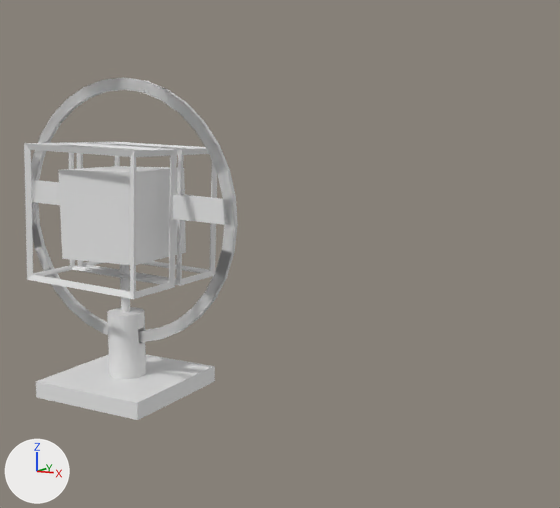
The Blender file Assets/blendfiles/abstract_statues.blend as it was, and as the next commit left it.
One viewpoint serves both versions: a 50 mm lens placed at (7.94, -9.37, 3.98), pointed at (0.72, 3.76, 1.61). The lights are fixed; the arrows at lower left show +X, +Y and +Z.
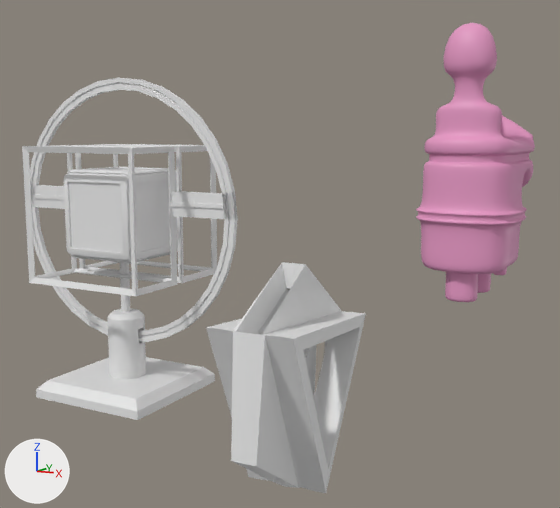
Commit message: abstract statues added

Where the newer file only moved an object's origin or applied its transform, the numbers keep the older frame.

Changed parts and their boxes (x1, y1, x2, y2) in the pictures (560 x 508 px; the box of a moved part takes in the faces that stretch with it):
'Cube.004', added: after (206, 262, 366, 493)
'Cube.005', added (pink): after (416, 23, 535, 302)
'Cube.002', reshaped, turned, modifiers changed: before (31, 78, 238, 342); after (30, 78, 238, 342)
'Cube.003', reshaped, turned: before (58, 166, 186, 265); after (64, 167, 178, 263)
'Cube.001', reshaped: before (36, 264, 215, 420); after (36, 262, 215, 420)
'Cube', turned: before (24, 142, 217, 299); after (22, 144, 217, 296)
part 1 of me_cube_003, moved or reshaped: before (107, 307, 145, 331); after (107, 308, 145, 331)
part 2 of me_cube_003, moved or reshaped: (36, 342, 215, 414) in both
part 3 of me_cube_004, added: after (30, 78, 238, 342)
part 4 of me_cube_005, built on: before (58, 166, 186, 265); after (64, 167, 178, 263)

The change, as a list of edits to the scene's bpy script:
```text
Add mat_material_001:
    mat_material_001 = principled_material('Material.001')
    mat_material_001.base_color = (0.8, 0.32, 0.558)  # pink #e799c5
Change me_cube_003:
    used by ob_cube_001; location = (0.0, 0.0, 0.0); scale = (1.0, 1.0, 0.13)
    remove me_cube_003.from_pydata(...)  # 204 vertices, 178 faces; spans x -1.0..1.0, y -1.0..1.0, z -1.0..15.9
    add me_cube_003.from_pydata(...)  # 236 vertices, 209 faces; spans x -1.0..1.0, y -1.0..1.0, z -1.0..15.9
    me_cube_003 part 1: 4 vertices moved within x -0.2..0.2, y -0.2..0.2, z 8.9; 24 vertices removed from x -0.3..0.3, y -0.3..0.3, z 8.9; 52 vertices added at x -0.3..0.3, y -0.3..0.3, z 8.3..8.9
    me_cube_003 part 2: 28 vertices moved from x -0.3..0.3, y -0.3..0.3, z 0.7 to x -0.3..0.3, y -0.3..0.3, z 1.0; 4 vertices removed from x -1.0..1.0, y -1.0..1.0, z 1.0; 8 vertices added at x -1.0..1.0, y -1.0..1.0, z 0.0..1.0
Change me_cube_004:
    used by ob_cube_002; location = (0.0, 0.04, 2.72); rotation_euler = (0.0, 0.0417, 0.0), in degrees (0, 2.4, 0)
    remove me_cube_004.from_pydata(...)  # 136 vertices, 103 faces; spans x -2.05..2.05, y -0.12..0.0, z -2.05..2.05
    add me_cube_004.from_pydata(...)  # 580 vertices, 608 faces; spans x -2.05..2.05, y -0.14..0.14, z -2.05..2.05
    me_cube_004 part 3: 444 vertices added at x -2.05..2.05, y -0.14..0.14, z -2.05..2.05
Change me_cube_005:
    used by ob_cube_003; location = (0.0, 0.04, 2.72); rotation_euler = (0.0, 0.0, 0.0417), in degrees (0, 0, 2.4); scale = (0.678, 0.678, 0.678)
    remove me_cube_005.from_pydata(...)  # 8 vertices, 6 faces; spans x -1.0..1.0, y -1.0..1.0, z -1.0..1.0
    add me_cube_005.from_pydata(...)  # 198 vertices, 199 faces; spans x -1.0..1.0, y -1.0..1.0, z -1.0..1.0
    me_cube_005 part 4: 8 vertices removed from x -1.0..1.0, y -1.0..1.0, z -1.0..1.0; 198 vertices added at x -1.0..1.0, y -1.0..1.0, z -1.0..1.0
    me_cube_005 part 5: the surface is now shaded smooth
Add me_cube_006:
    me_cube_006.from_pydata(...)  # 5440 vertices, 5440 faces; spans x -1.13..1.13, y -1.05..3.32, z -1.7..4.26
    me_cube_006.polygons.foreach_set('use_smooth', [True] * 5440)
    me_cube_006.materials.append(mat_material_001)  # pink #e799c5
Add me_cube_001:
    me_cube_001.from_pydata(...)  # 72 vertices, 90 faces; spans x -1.06..1.06, y -2.71..2.71, z -2.37..2.4
Change ob_cube_002:
    ob_cube_002.rotation_euler: (0.0, 0.0417, 0.0) -> (0.0, 0.0, 0.0)  # degrees (0, 2.4, 0) -> degrees (0, 0, 0)
    remove _m = ob_cube_002.modifiers.new('Mirror', 'MIRROR')
    remove _m.use_axis = (True, True, False)
Change ob_cube_003:
    ob_cube_003.rotation_euler: (0.0, 0.0, 0.0417) -> (0.0, 0.0, 0.0)  # degrees (0, 0, 2.4) -> degrees (0, 0, 0)
Add ob_cube_005:
    ob_cube_005 = bpy.data.objects.new('Cube.005', me_cube_006)
    ob_cube_005.location = (3.33, 7.75, 1.96)
Add ob_cube_004:
    ob_cube_004 = bpy.data.objects.new('Cube.004', me_cube_001)
    ob_cube_004.location = (3.65, -1.31, 1.03)
    ob_cube_004.rotation_euler = (0.439, 0.00676, 0.0674)  # degrees (25, 0.4, 3.9)
    ob_cube_004.scale = (0.511, 0.511, 0.511)
```
